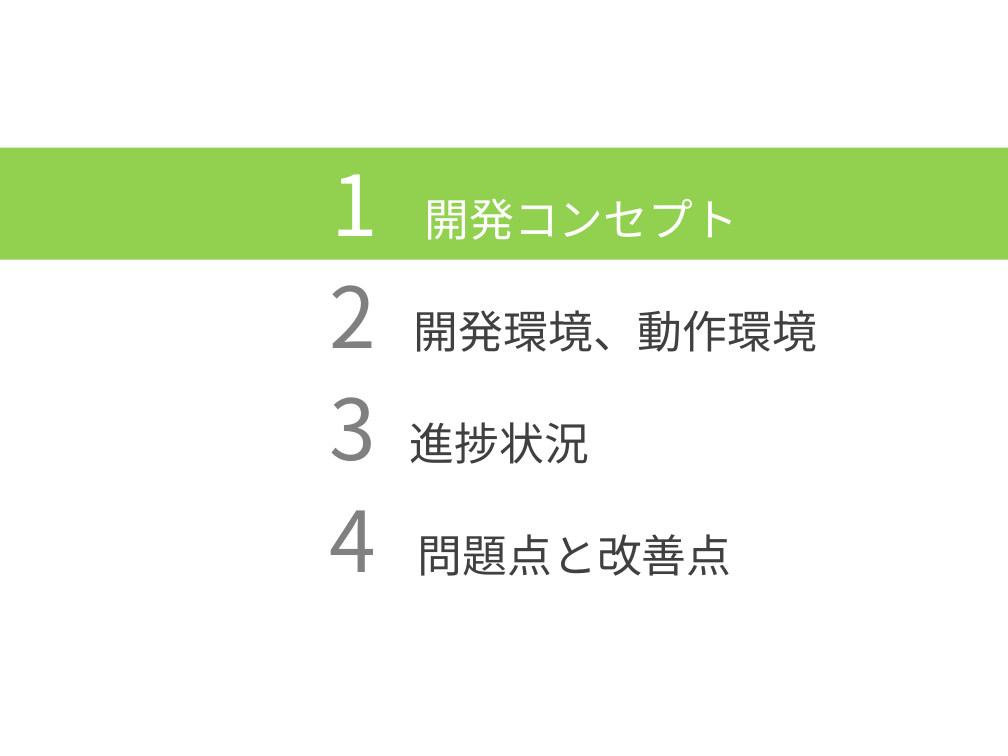
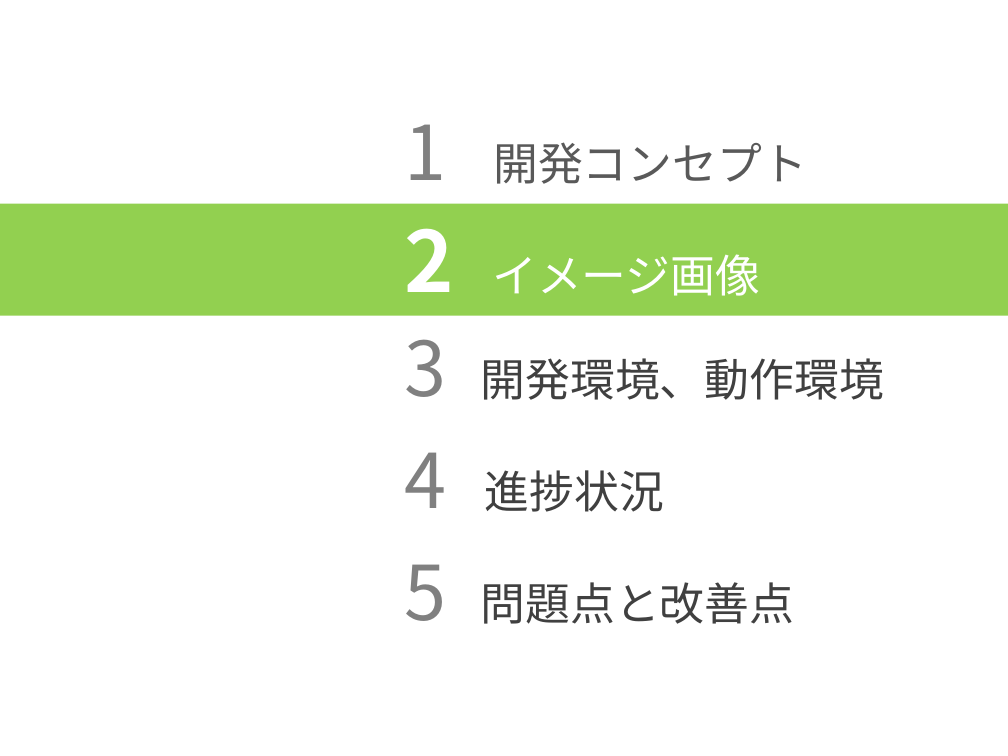
Before and after one commit to HamuroAC/Hamfile, a slide deck: slide 6 of 資料/発表資料.pptx (slide 3 before the commit). Drawn at 1008x756 pixels with LibreOffice and Linux fonts; fonts in the diff are those of the drawing. Boxes give left, top, right and bottom in pixels: in the first picture for what was removed or moved away, otherwise in the second. Text is boxed around its words. In the diff, an @@ line names an element or a change of style, - is before the commit and + after.

```diff
--- a/資料/発表資料.pptx
+++ b/資料/発表資料.pptx
@@ text "1 開発コンセプト": place and size @@
-text "1 開発コンセプト" at box(0, 147, 1008, 259)
+text "1 開発コンセプト" at box(405, 124, 807, 184)
@@ text "1 開発コンセプト" at box(405, 124, 807, 184): size 60 to 54 pt, text colour #FFFFFF to #808080 in "1"; text colour #FFFFFF to #595959 in "開発コンセプト"; fill #92D050 to none @@
@@ rectangle added at box(0, 204, 1008, 316), fill #92D050, 32 pt, text #FFFFFF @@
+2 イメージ画像
@@ text at box(405, 339, 884, 400): text changed @@
-2 開発環境、動作環境
+3 開発環境、動作環境
@@ text at box(405, 452, 664, 512): text changed @@
-3 進捗状況
+4 進捗状況
@@ text at box(405, 564, 795, 624): text changed @@
-4 問題点と改善点
+5 問題点と改善点
```
Also in this commit, not shown: 15 other slides changed, 7 slides added, 2 slides removed.
